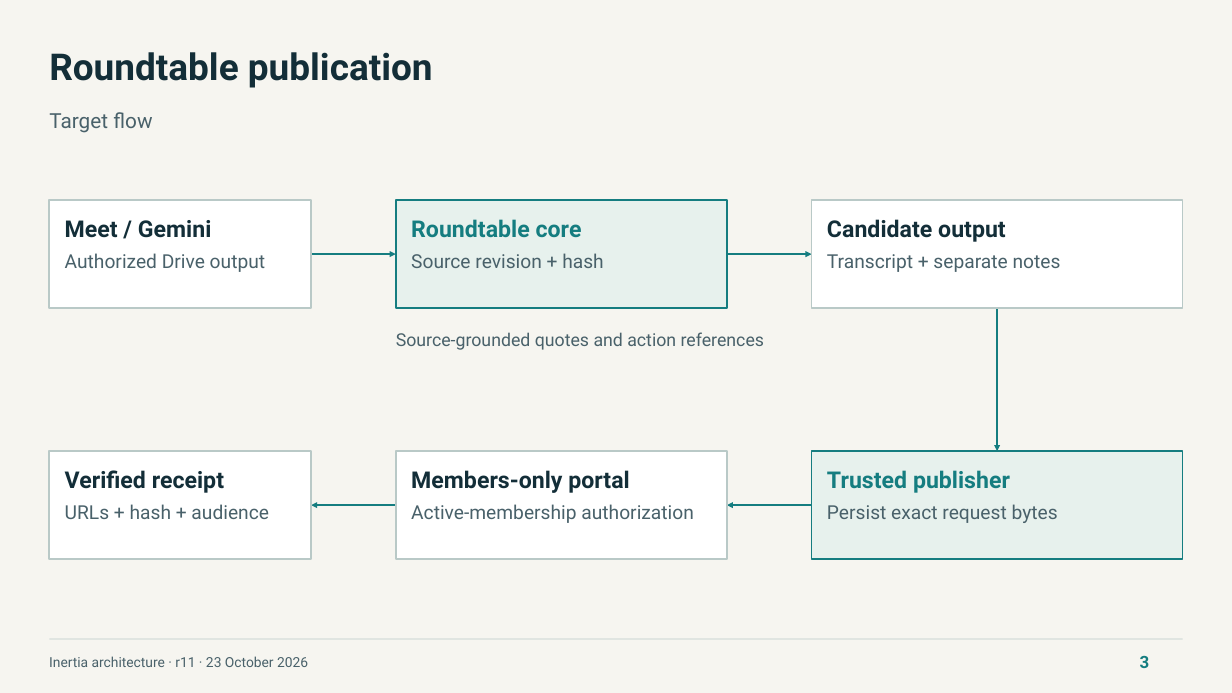
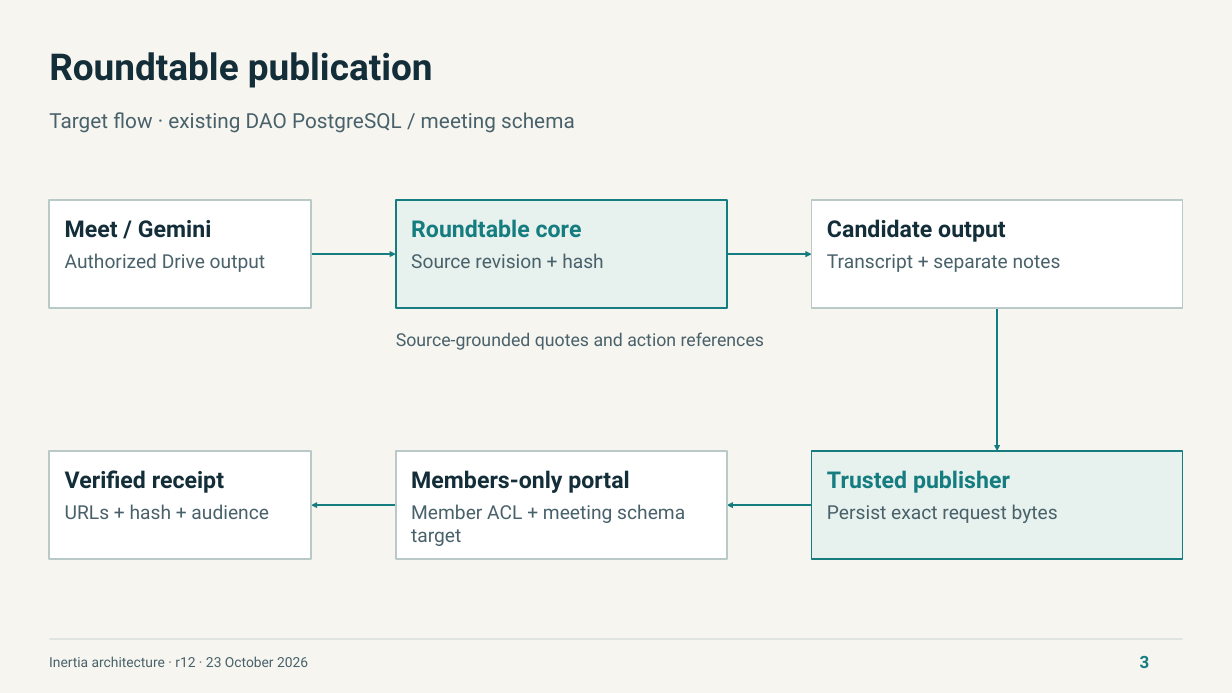
Before and after one commit to NetRxn/Inertia, a slide deck: slide 3 of Inertia-Architecture.pptx. Drawn at 1232x693 pixels with LibreOffice and Linux fonts; fonts in the diff are those of the drawing. Boxes give left, top, right and bottom in pixels: in the first picture for what was removed or moved away, otherwise in the second. Text is boxed around its words. In the diff, an @@ line names an element or a change of style, - is before the commit and + after.

Commit message:
docs: consolidate DAO PostgreSQL and Helix data architecture (r12)

```diff
--- a/Inertia-Architecture.pptx
+++ b/Inertia-Architecture.pptx
@@ text at box(49, 112, 575, 133): text changed @@
-Target flow
+Target flow · existing DAO PostgreSQL / meeting schema
@@ text at box(411, 504, 685, 546): text changed @@
-Active-membership authorization
+Member ACL + meeting schema target
@@ text at box(49, 656, 308, 667): text changed @@
-Inertia architecture · r11 · 23 October 2026
+Inertia architecture · r12 · 23 October 2026
```
Also in this commit, not shown: 7 other slides changed, 16 other files.
